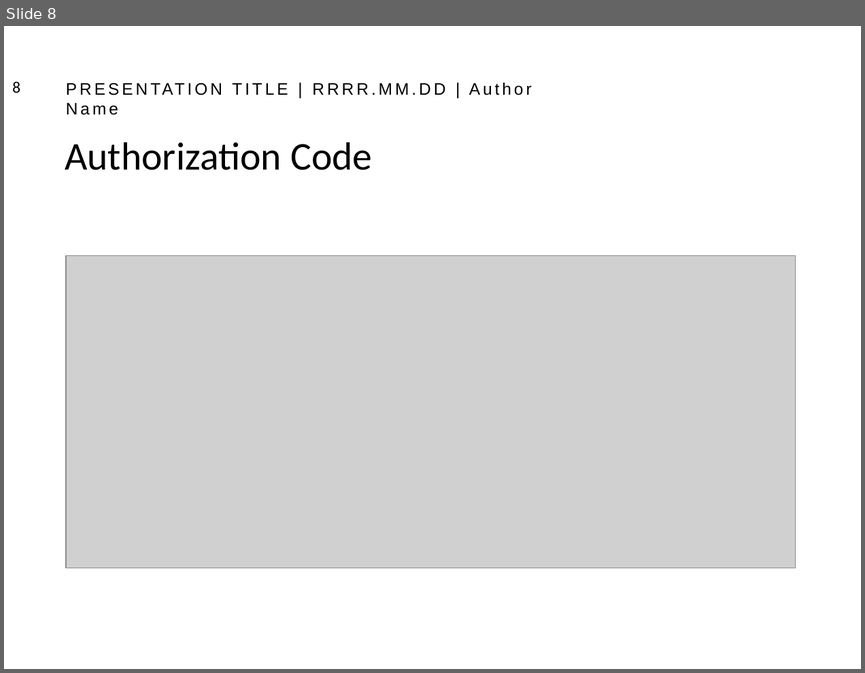
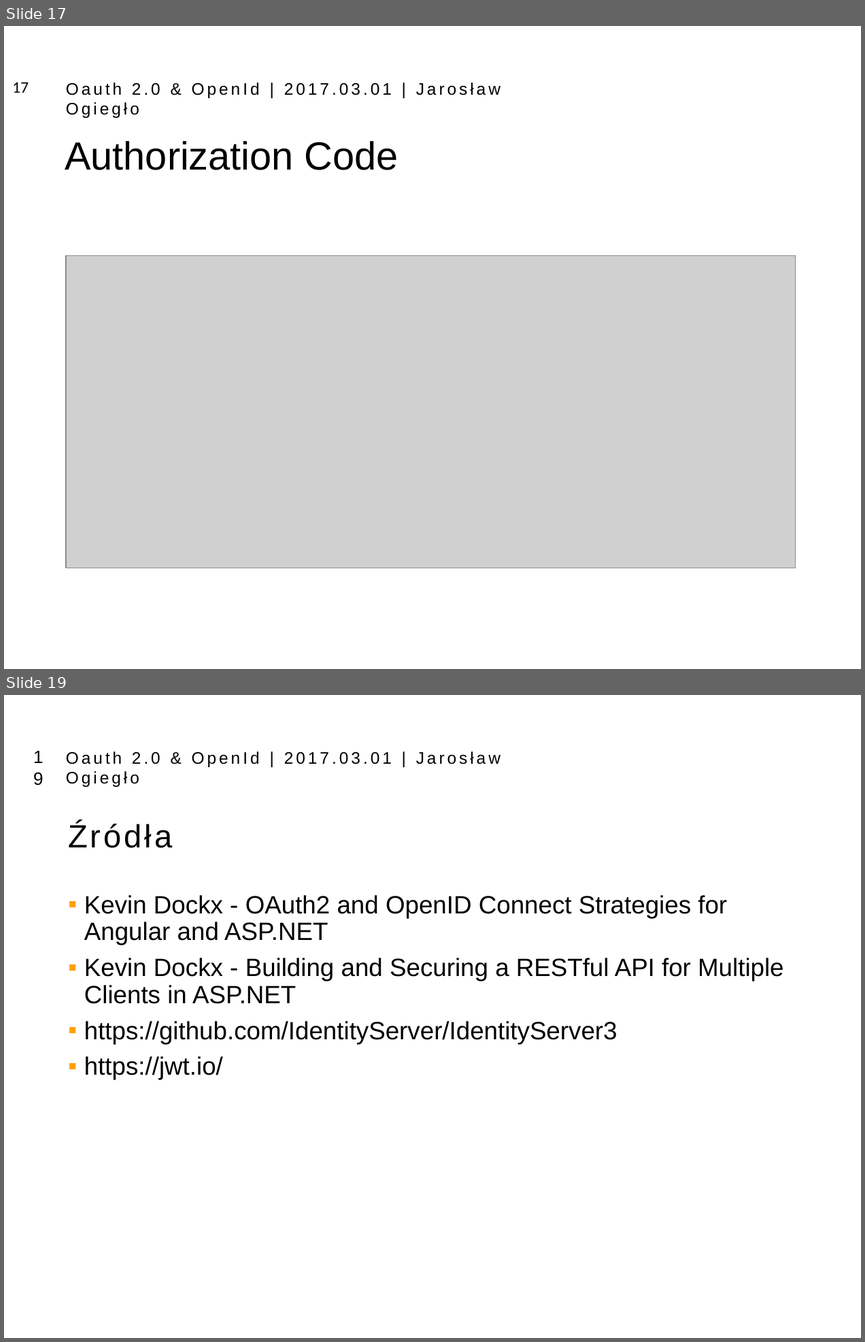
Before and after one commit to bodziosamolot/OauthIdentityServer, a slide deck: Presentation/Presentation_4x3.pptx. Shown one above the other, each under a label of ours: slide 8 before the commit, slides 17 and 19 after it; the slides between them are not shown. The pictures are 865x673 and 865x1342 pixels, drawn with LibreOffice and Linux fonts; fonts in the diff are those of the drawing; grey boxes stand for pictures; background and template pictures are left out. Boxes give left, top, right and bottom in pixels: in the first picture for what was removed or moved away, otherwise in the second. Text is boxed around its words. In the diff, an @@ line names an element or a change of style, - is before the commit and + after.

```diff
--- a/Presentation/Presentation_4x3.pptx
+++ b/Presentation/Presentation_4x3.pptx
@@ slide 19 added at [4,695,861,1338], background #FFFFFF; not listed: 1 template element that a slide beside it also shows @@
@@ page number added at [20,741,56,780], 15 pt, text #000000 @@
+19
@@ text added at [68,821,172,848], 27 pt, text #000000 @@
+Źródła
@@ text added at [84,895,784,1080], 21 pt, text #000000 @@
+▪ Kevin Dockx - OAuth2 and OpenID Connect Strategies for Angular and ASP.NET
+▪ Kevin Dockx - Building and Securing a RESTful API for Multiple Clients in ASP.NET
+▪ https://github.com/IdentityServer/IdentityServer3
+▪ https://jwt.io/
@@ what was slide 8 is now slide 17 @@
@@ slide 17 changed as well @@
@@ page number at [12,82,28,93]: text changed @@
-8
+17
@@ text at [66,82,500,118]: text changed @@
-PRESENTATION TITLE | RRRR.MM.DD | Author Name
+Oauth 2.0 & OpenId | 2017.03.01 | Jarosław Ogiegło
@@ title "Authorization Code" at [65,141,398,170]: font Calibri to Arial @@
```
Also in this commit, not shown: 7 other slides changed, 10 other slides added, 1 slide removed.
